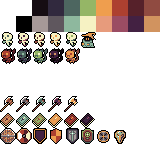
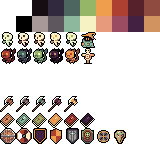
Comparing the layer stacks of the two 160 x 160 images. Changes:
painted on "Color Pallet" over [81, 48, 95, 64]
